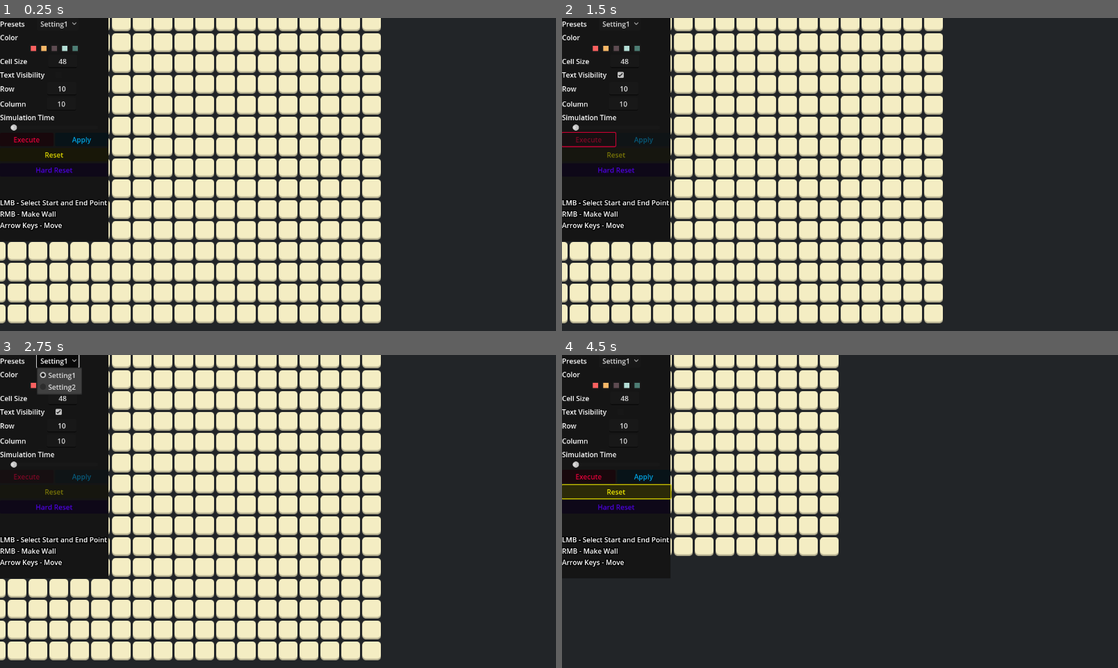
Above: before the commit, frames 1-4 (two rows, left to right).
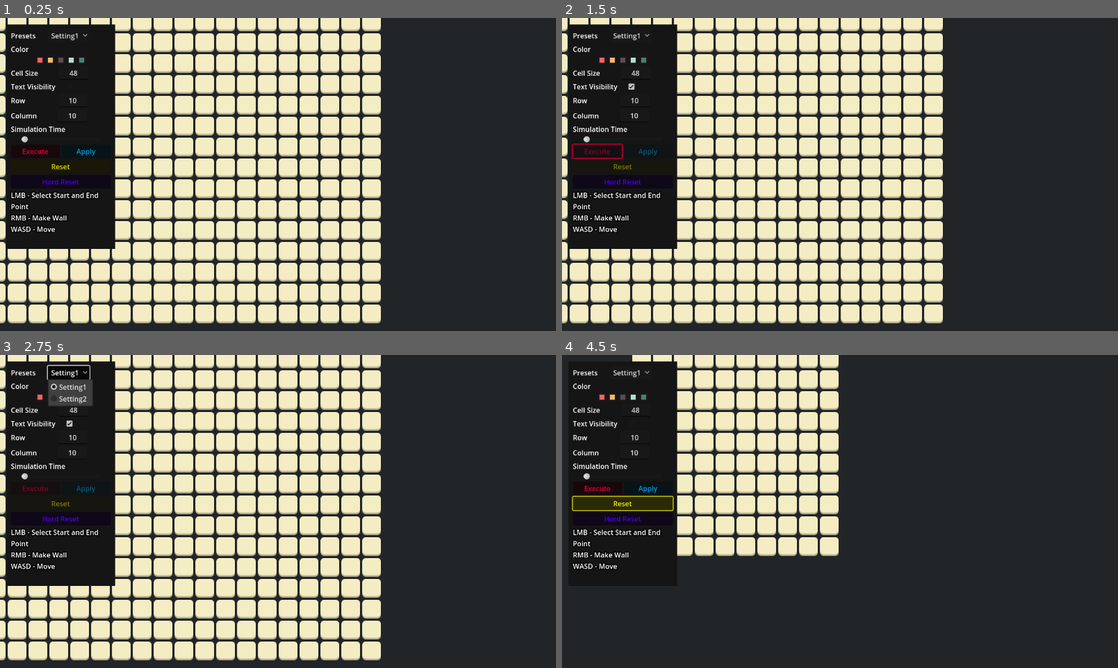
Above: after the commit, the same moments.

Repository: yunusemreyigit/a-star-simulator
Game: Godot game, scene res://scenes/main.tscn
Same seed, same stepped clock (60 frames per second), same inputs: the game is played once before the commit and once after it.
Inputs (mouse positions are in pixels of both pictures, inside the frame that each line leads up to; where the layout moved, square brackets give the same spot in the first picture):
- Up to frame 1 (0.25 s): no input
- Up to frame 2 (1.5 s): click (628, 86) [623, 74] at 0.5 s; click "Execute" at 1.25 s
- Up to frame 3 (2.75 s): click "Setting1" at 2 s
- Up to frame 4 (4.5 s): click "Hard Reset" at 2.75 s; click "Apply" at 3.5 s; click "Reset" at 4.25 s

The runs differ from the first frame. In frame 1, 3.9% of the frame differs, in the area x 0-21%, y 0-74%; in frame 2, 4.1%; in frame 3, 4.6%; in frame 4, 4.1%.

Commit message:
some ui arrangments

Diff:
--- a/project.godot
+++ b/project.godot
@@ -36,6 +36,38 @@
 
 [input]
 
+ui_left={
+"deadzone": 0.5,
+"events": [Object(InputEventKey,"resource_local_to_scene":false,"resource_name":"","device":0,"window_id":0,"alt_pressed":false,"shift_pressed":false,"ctrl_pressed":false,"meta_pressed":false,"pressed":false,"keycode":4194319,"physical_keycode":0,"key_label":0,"unicode":0,"location":0,"echo":false,"script":null)
+, Object(InputEventJoypadButton,"resource_local_to_scene":false,"resource_name":"","device":0,"button_index":13,"pressure":0.0,"pressed":false,"script":null)
+, Object(InputEventJoypadMotion,"resource_local_to_scene":false,"resource_name":"","device":0,"axis":0,"axis_value":-1.0,"script":null)
+, Object(InputEventKey,"resource_local_to_scene":false,"resource_name":"","device":-1,"window_id":0,"alt_pressed":false,"shift_pressed":false,"ctrl_pressed":false,"meta_pressed":false,"pressed":false,"keycode":0,"physical_keycode":65,"key_label":0,"unicode":97,"location":0,"echo":false,"script":null)
+]
+}
+ui_right={
+"deadzone": 0.5,
+"events": [Object(InputEventKey,"resource_local_to_scene":false,"resource_name":"","device":0,"window_id":0,"alt_pressed":false,"shift_pressed":false,"ctrl_pressed":false,"meta_pressed":false,"pressed":false,"keycode":4194321,"physical_keycode":0,"key_label":0,"unicode":0,"location":0,"echo":false,"script":null)
+, Object(InputEventJoypadButton,"resource_local_to_scene":false,"resource_name":"","device":0,"button_index":14,"pressure":0.0,"pressed":false,"script":null)
+, Object(InputEventJoypadMotion,"resource_local_to_scene":false,"resource_name":"","device":0,"axis":0,"axis_value":1.0,"script":null)
+, Object(InputEventKey,"resource_local_to_scene":false,"resource_name":"","device":-1,"window_id":0,"alt_pressed":false,"shift_pressed":false,"ctrl_pressed":false,"meta_pressed":false,"pressed":false,"keycode":0,"physical_keycode":68,"key_label":0,"unicode":100,"location":0,"echo":false,"script":null)
+]
+}
+ui_up={
+"deadzone": 0.5,
+"events": [Object(InputEventKey,"resource_local_to_scene":false,"resource_name":"","device":0,"window_id":0,"alt_pressed":false,"shift_pressed":false,"ctrl_pressed":false,"meta_pressed":false,"pressed":false,"keycode":4194320,"physical_keycode":0,"key_label":0,"unicode":0,"location":0,"echo":false,"script":null)
+, Object(InputEventJoypadButton,"resource_local_to_scene":false,"resource_name":"","device":0,"button_index":11,"pressure":0.0,"pressed":false,"script":null)
+, Object(InputEventJoypadMotion,"resource_local_to_scene":false,"resource_name":"","device":0,"axis":1,"axis_value":-1.0,"script":null)
+, Object(InputEventKey,"resource_local_to_scene":false,"resource_name":"","device":-1,"window_id":0,"alt_pressed":false,"shift_pressed":false,"ctrl_pressed":false,"meta_pressed":false,"pressed":false,"keycode":0,"physical_keycode":87,"key_label":0,"unicode":119,"location":0,"echo":false,"script":null)
+]
+}
+ui_down={
+"deadzone": 0.5,
+"events": [Object(InputEventKey,"resource_local_to_scene":false,"resource_name":"","device":0,"window_id":0,"alt_pressed":false,"shift_pressed":false,"ctrl_pressed":false,"meta_pressed":false,"pressed":false,"keycode":4194322,"physical_keycode":0,"key_label":0,"unicode":0,"location":0,"echo":false,"script":null)
+, Object(InputEventJoypadButton,"resource_local_to_scene":false,"resource_name":"","device":0,"button_index":12,"pressure":0.0,"pressed":false,"script":null)
+, Object(InputEventJoypadMotion,"resource_local_to_scene":false,"resource_name":"","device":0,"axis":1,"axis_value":1.0,"script":null)
+, Object(InputEventKey,"resource_local_to_scene":false,"resource_name":"","device":-1,"window_id":0,"alt_pressed":false,"shift_pressed":false,"ctrl_pressed":false,"meta_pressed":false,"pressed":false,"keycode":0,"physical_keycode":83,"key_label":0,"unicode":115,"location":0,"echo":false,"script":null)
+]
+}
 click={
 "deadzone": 0.5,
 "events": [Object(InputEventMouseButton,"resource_local_to_scene":false,"resource_name":"","device":-1,"window_id":0,"a …(256 unchanged characters)…
--- a/scenes/main.tscn
+++ b/scenes/main.tscn
@@ -1,13 +1,9 @@
-[gd_scene load_steps=6 format=3 uid="uid://gl2trhxkf2w3"]
+[gd_scene load_steps=5 format=3 uid="uid://gl2trhxkf2w3"]
 
 [ext_resource type="Script" path="res://codes/gameManager.gd" id="1_uou6y"]
 [ext_resource type="Resource" uid="uid://bmkosa46fmx7n" path="res://resources/SimSettings.tres" id="2_frnpc"]
 [ext_resource type="Script" path="res://codes/map.gd" id="3_hrqsg"]
 [ext_resource type="PackedScene" uid="uid://egvwrqm0nkrv" path="res://scenes/ui.tscn" id="4_fn2pj"]
-
-[sub_resource type="LabelSettings" id="LabelSettings_qdwor"]
-outline_size = 10
-outline_color = Color(0.0208333, 0.0208333, 0.0208333, 1)
 
 [node name="main" type="Node"]
 
@@ -24,22 +20,5 @@
 [node name="Map" type="Node" parent="."]
 script = ExtResource("3_hrqsg")
 
-[node name="Help" type="Label" parent="."]
-z_index = 1
-anchors_preset = 2
-anchor_top = 1.0
-anchor_bottom = 1.0
-offset_left = 7.0
-offset_top = 356.0
-offset_right = 153.0
-offset_bottom = 483.0
-grow_vertical = 0
-text = "LMB - Select Start and End Point
-RMB - Make Wall
-R - Reset
-Space - Execute"
-label_settings = SubResource("LabelSettings_qdwor")
-autowrap_mode = 2
-
 [node name="UI" parent="." node_paths=PackedStringArray("gameManager") instance=ExtResource("4_fn2pj")]
 gameManager = NodePath("../GameManager")
--- a/scenes/ui.tscn
+++ b/scenes/ui.tscn
@@ -22,9 +22,10 @@
 layout_mode = 1
 anchors_preset = 9
 anchor_bottom = 1.0
-offset_top = -2.0
-offset_right = 250.0
-offset_bottom = -206.0
+offset_left = 15.0
+offset_top = 15.0
+offset_right = 265.0
+offset_bottom = -189.0
 grow_vertical = 2
 
 [node name="ColorRect" type="ColorRect" parent="BGPanel"]
@@ -43,6 +44,10 @@
 anchor_bottom = 1.0
 grow_horizontal = 2
 grow_vertical = 2
+theme_override_constants/margin_left = 10
+theme_override_constants/margin_top = 10
+theme_override_constants/margin_right = 10
+theme_override_constants/margin_bottom = 10
 
 [node name="VBoxContainer" type="VBoxContainer" parent="BGPanel/MarginContainer"]
 layout_mode = 2
@@ -60,6 +65,7 @@
 
 [node name="OptionButton" type="OptionButton" parent="BGPanel/MarginContainer/VBoxContainer/PresetContainer"]
 layout_mode = 2
+focus_mode = 1
 selected = 0
 allow_reselect = true
 item_count = 2
@@ -79,30 +85,35 @@
 custom_minimum_size = Vector2(20, 20)
 layout_mode = 2
 size_flags_vertical = 0
+focus_mode = 0
 color = Color(0.976471, 0.380392, 0.376471, 1)
 
 [node name="path" type="ColorPickerButton" parent="BGPanel/MarginContainer/VBoxContainer/Colors"]
 custom_minimum_size = Vector2(20, 20)
 layout_mode = 2
 size_flags_vertical = 0
+focus_mode = 0
 color = Color(0.972549, 0.717647, 0.403922, 1)
 
 [node name="wall" type="ColorPickerButton" parent="BGPanel/MarginContainer/VBoxContainer/Colors"]
 custom_minimum_size = Vector2(20, 20)
 layout_mode = 2
 size_flags_vertical = 0
+focus_mode = 0
 color = Color(0.368627, 0.294118, 0.317647, 1)
 
 [node name="neighbour" type="ColorPickerButton" parent="BGPanel/MarginContainer/VBoxContainer/Colors"]
 custom_minimum_size = Vector2(20, 20)
 layout_mode = 2
 size_flags_vertical = 0
+focus_mode = 0
 color = Color(0.703947, 0.866862, 0.834409, 1)
 
 [node name="visited" type="ColorPickerButton" parent="BGPanel/MarginContainer/VBoxContainer/Colors"]
 custom_minimum_size = Vector2(20, 20)
 layout_mode = 2
 size_flags_vertical = 0
+focus_mode = 0
 color = Color(0.300709, 0.489583, 0.454956, 1)
 
 [node name="Size" type="HBoxContainer" parent="BGPanel/MarginContainer/VBoxContainer"]
@@ -118,6 +129,7 @@
 
 [node name="LineEdit" type="LineEdit" parent="BGPanel/MarginContainer/VBoxContainer/Size"]
 layout_mode = 2
+focus_mode = 1
 text = "48"
 alignment = 1
 max_length = 3
@@ -138,6 +150,7 @@
 layout_mode = 2
 size_flags_horizontal = 8
 size_flags_vertical = 4
+focus_mode = 0
 
 [node name="Row" type="HBoxContainer" parent="BGPanel/MarginContainer/VBoxContainer"]
 layout_mode = 2
@@ -152,6 +165,7 @@
 
 [node name="LineEdit" type="LineEdit" parent="BGPanel/MarginContainer/VBoxContainer/Row"]
 layout_mode = 2
+focus_mode = 1
 text = "10"
 alignment = 1
 max_length = 3
@@ -171,6 +185,7 @@
 [node name="LineEdit" type="LineEdit" parent="BGPanel/MarginContainer/VBoxContainer/Column"]
 layout_mode = 2
 size_flags_horizontal = 8
+focus_mode = 1
 text = "10"
 alignment = 1
 max_length = 3
@@ -193,6 +208,7 @@
 [node name="HSlider" type="HSlider" parent="BGPanel/MarginContainer/VBoxContainer/SimulationTime/HBoxContainer"]
 layout_mode = 2
 size_flags_horizontal = 3
+focus_mode = 0
 min_value = 0.05
 max_value = 10.0
 value = 0.05
@@ -208,37 +224,34 @@
 self_modulate = Color(1, 0, 0.25, 1)
 layout_mode = 2
 size_flags_horizontal = 3
+focus_mode = 1
 text = "Execute"
 
 [node name="apply" type="Button" parent="BGPanel/MarginContainer/VBoxContainer/Buttons"]
 self_modulate = Color(0, 0.71875, 1, 1)
 layout_mode = 2
 size_flags_horizontal = 3
+focus_mode = 1
 text = "Apply"
 
 [node name="reset" type="Button" parent="BGPanel/MarginContainer/VBoxContainer"]
 self_modulate = Color(1, 0.96875, 0, 1)
 layout_mode = 2
+focus_mode = 1
 text = "Reset"
 
 [node name="hardReset" type="Button" parent="BGPanel/MarginContainer/VBoxContainer"]
 self_modulate = Color(0.34375, 0, 1, 1)
 layout_mode = 2
+focus_mode = 1
 text = "Hard Reset"
 
-[node name="Help" type="Label" parent="BGPanel"]
+[node name="Help" type="Label" parent="BGPanel/MarginContainer/VBoxContainer"]
 z_index = 1
-layout_mode = 1
-anchors_preset = 12
-anchor_top = 1.0
-anchor_right = 1.0
-anchor_bottom = 1.0
-offset_top = -101.0
-grow_horizontal = 2
-grow_vertical = 0
+layout_mode = 2
 text = "LMB - Select Start and End Point
 RMB - Make Wall
-Arrow Keys - Move"
+WASD - Move "
 label_settings = SubResource("LabelSettings_alxl0")
 autowrap_mode = 2
 
